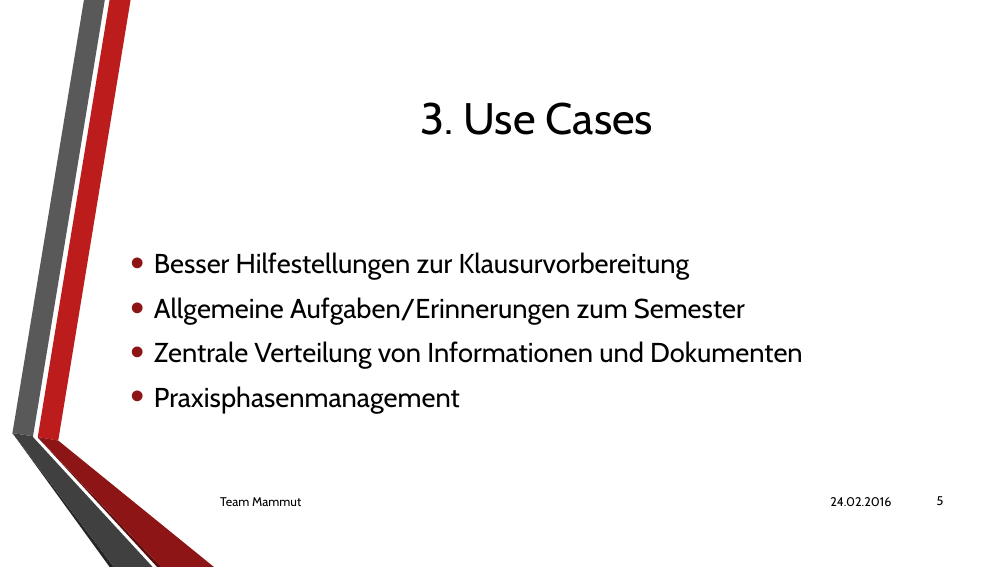
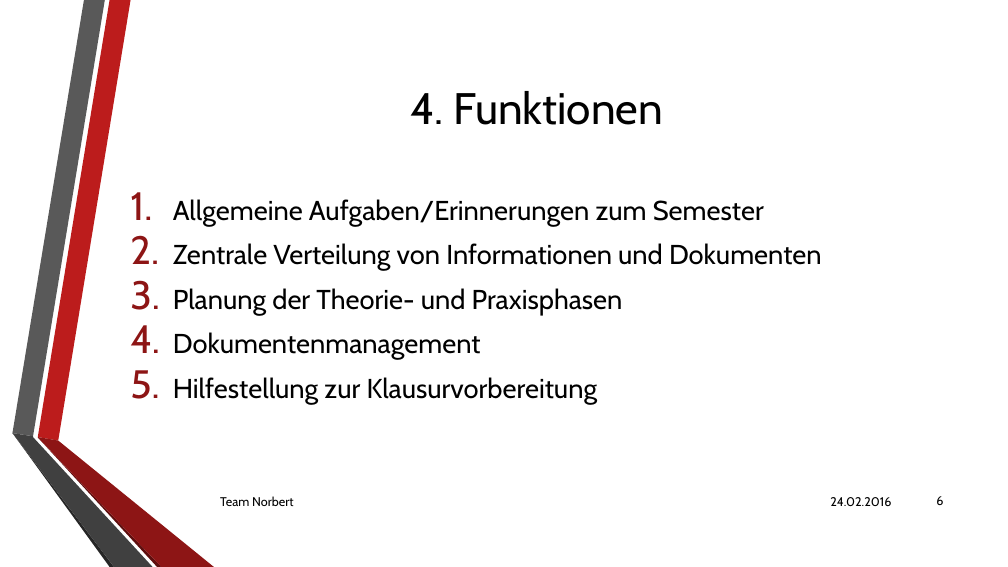
Before and after one commit to Pfeifenjoy/norbert, a slide deck: slide 6 of praesentationens/projektvorstellung/projektvorstellung.pptx (slide 5 before the commit). Drawn at 1008x567 pixels with LibreOffice and Linux fonts; fonts in the diff are those of the drawing; background and template pictures are left out. Boxes give left, top, right and bottom in pixels: in the first picture for what was removed or moved away, otherwise in the second. Text is boxed around its words. In the diff, an @@ line names an element or a change of style, - is before the commit and + after.

```diff
--- a/praesentationens/projektvorstellung/projektvorstellung.pptx
+++ b/praesentationens/projektvorstellung/projektvorstellung.pptx
@@ title at bbox=[411, 91, 663, 125]: text changed @@
-3. Use Cases
+4. Funktionen
@@ text "Allgemeine Aufgaben/Erinnerungen zum Semester": place and size @@
-text "Allgemeine Aufgaben/Erinnerungen zum Semester" at bbox=[154, 252, 803, 413]
+text "Allgemeine Aufgaben/Erinnerungen zum Semester" at bbox=[173, 199, 822, 404]
@@ text at bbox=[173, 199, 822, 271]: bullet • to 1. @@
@@ text at bbox=[154, 252, 690, 279]: paragraph removed @@
-• Besser Hilfestellungen zur Klausurvorbereitung
@@ text at bbox=[173, 288, 623, 404]: text changed @@
-• Praxisphasenmanagement
+3. Planung der Theorie- und Praxisphasen
+4. Dokumentenmanagement
+5. Hilfestellung zur Klausurvorbereitung
@@ text at bbox=[220, 496, 293, 506]: text changed @@
-Team Mammut
+Team Norbert
@@ page number at bbox=[936, 496, 943, 505]: text changed @@
-5
+6
```
Also in this commit, not shown: 6 other slides changed, 1 slide added.
